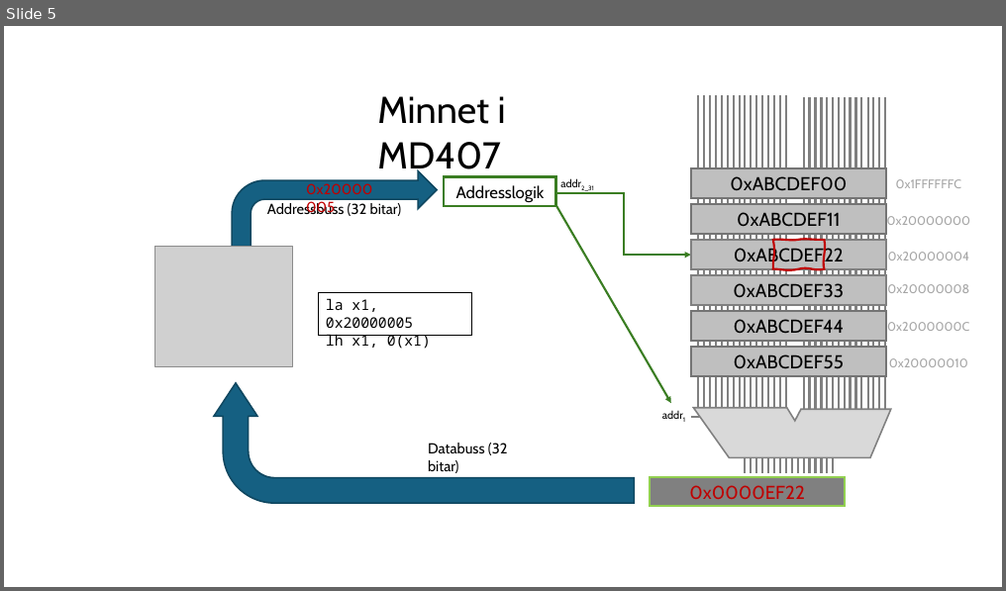
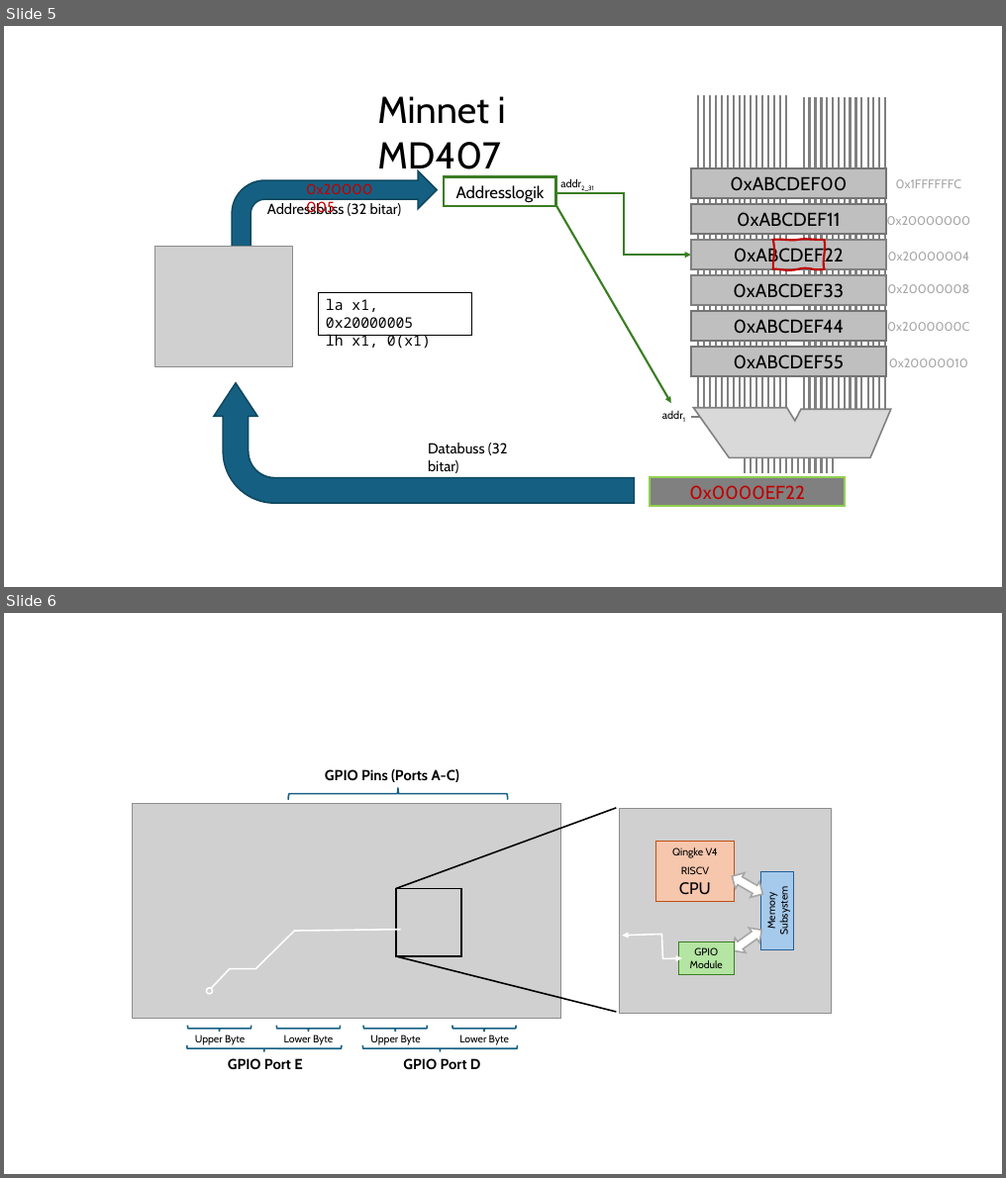
Before and after one commit to elias-at-chalmers/mop-lecture_notes-mirror, a slide deck: images/figures.pptx. Shown one above the other, each under a label of ours: slide 5 before the commit, slides 5 and 6 after it. The pictures are 1006x591 and 1006x1178 pixels, drawn with LibreOffice and Linux fonts; fonts in the diff are those of the drawing; grey boxes stand for pictures. Boxes give left, top, right and bottom in pixels: in the first picture for what was removed or moved away, otherwise in the second. Text is boxed around its words. In the diff, an @@ line names an element or a change of style, - is before the commit and + after.

Commit message:
figures

```diff
--- a/images/figures.pptx
+++ b/images/figures.pptx
@@ slide 6 added at (4,613,1002,1174), background #FFFFFF @@
@@ right brace added at (288,788,508,800), outline #156082 1.5 pt @@
@@ text added at (325,769,459,782), 14 pt, text #000000, bold @@
+GPIO Pins (Ports A-C)
@@ picture added at (132,803,561,1019) @@
@@ line added from (396, 888) to (617, 808), #000000 1.5 pt @@
@@ rectangle added at (396,888,462,957), outline #000000 1.5 pt @@
@@ freeform shape added at (211,930,400,989), outline #FFFFFF 1.5 pt @@
@@ freeform shape added at (623,934,682,959), outline #FFFFFF 1.5 pt @@
@@ line added from (396, 957) to (617, 1012), #000000 1.5 pt @@
@@ group added at (620,809,832,1014): 3 rectangles, 2 up down arrows, 1 picture @@
+Qingke V4
+RISCV CPU
+Memory
+Subsystem
+GPIO
+Module
@@ ellipse added at (206,988,212,994), outline #FFFFFF 1.5 pt @@
@@ right brace added at (187,1026,252,1032), outline #156082 1.5 pt @@
@@ right brace added at (276,1026,341,1032), outline #156082 1.5 pt @@
@@ right brace added at (363,1026,427,1032), outline #156082 1.5 pt @@
@@ right brace added at (452,1026,516,1032), outline #156082 1.5 pt @@
@@ right brace added at (187,1046,342,1053), outline #156082 1.5 pt @@
@@ text added at (195,1035,245,1046), 10 pt, text #000000 @@
+Upper Byte
@@ text added at (284,1035,333,1046), 10 pt, text #000000 @@
+Lower Byte
@@ right brace added at (363,1046,517,1053), outline #156082 1.5 pt @@
@@ text added at (370,1035,421,1046), 10 pt, text #000000 @@
+Upper Byte
@@ text added at (459,1035,509,1046), 10 pt, text #000000 @@
+Lower Byte
@@ text added at (228,1059,302,1070), 14 pt, text #000000, bold @@
+GPIO Port E
@@ text added at (403,1059,481,1069), 14 pt, text #000000, bold @@
+GPIO Port D
```
Also in this commit, not shown: 5 other slides added, 1 slide removed.
